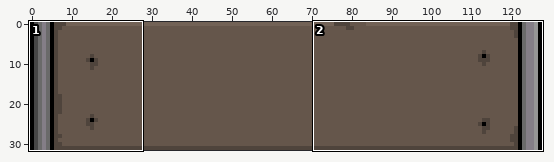
Two versions of one pixel-art file, sprites/panels/sheep-panel.aseprite. The picture above shows the old version from afar; the outline marks the close-up.
Close-up. The starting point:
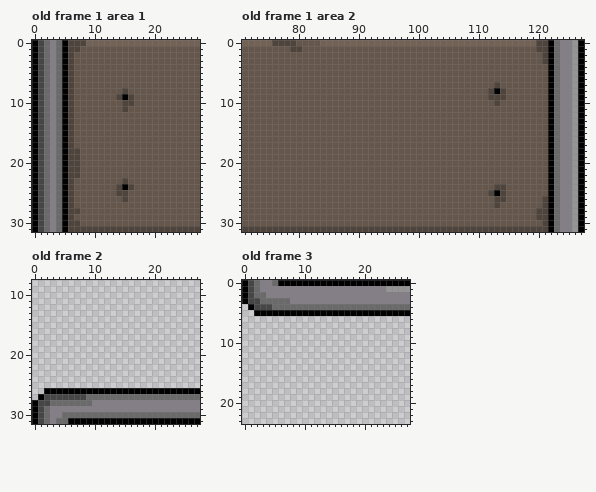
128x32 pixels, 3 frames. Shown: old frame 1 area 1: x 0..27, y 0..31; old frame 1 area 2: x 71..127, y 0..31; old frame 2: x 0..27, y 8..31; old frame 3: x 0..27, y 0..23. The commit also changed other frames or places, which this record leaves out.
After:
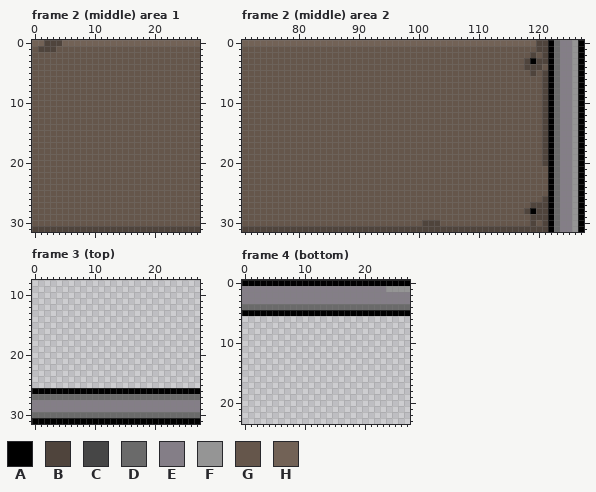
Palette (. is transparent): A #000000  B #4f443c  C #464646  D #6a6a6a  E #847e87  F #959595  G #65564b  H #726256
A new or re-ordered frame is compared with the old frame closest to it.
The exact change:
frames 3 -> 4
frames re-ordered
Changed rows in their new state; - is an unchanged pixel.
Frame 2 (middle) area 1 against old frame 1:
first column x 0:
 0 HHBBBHHHH--------
 1 GBBBGGGG---------
 2 GGGGGGG----------
 3 GGGGGGG----------
 4 GGGGGGG----------
 5 GGGGGGG----------
 6 GGGGGGG----------
 7 GGGGGGG----------
 8 GGGGGGG--------G-
 9 GGGGGGG-------GGG
10 GGGGGGG--------GG
11 GGGGGGG--------G-
12 GGGGGGG----------
13 GGGGGGG----------
14 GGGGGGG----------
15 GGGGGGG----------
16 GGGGGGG----------
17 GGGGGGG----------
18 GGGGGGGG---------
19 GGGGGGGG---------
20 GGGGGGGG---------
21 GGGGGGGG---------
22 GGGGGGGG---------
23 GGGGGGG--------G-
24 GGGGGGG-------GGG
25 GGGGGGG-------GG-
26 GGGGGGG--------G-
27 GGGGGGG----------
28 GGGGGGGG---------
29 GGGGGGG----------
30 GGGGGGGG---------
31 BBBBBB-----------
Frame 2 (middle) area 2 against old frame 1:
first column x 76:
 0 HHHHHHHH--------------------------------------
 1 ---GG-----------------------------------------
 2 -------------------------------------------B--
 3 ------------------------------------------BAB-
 4 ------------------------------------------BBB-
 5 -------------------------------------------B-B
 6 ---------------------------------------------B
 7 -------------------------------------G-------B
 8 ------------------------------------GGG------B
 9 ------------------------------------GGG------B
10 -------------------------------------G-------B
11 ---------------------------------------------B
12 ---------------------------------------------B
13 ---------------------------------------------B
14 ---------------------------------------------B
15 ---------------------------------------------B
16 ---------------------------------------------B
17 ---------------------------------------------B
18 ---------------------------------------------B
19 ---------------------------------------------B
20 ---------------------------------------------B
first column x 101:
24 ------------GG------
25 -----------GGG------
26 ------------GG------
27 ------------G-----BB
28 -----------------BA-
29 ------------------B-
30 BBB---------------B-
Frame 3 (top) against old frame 2:
first column x 0:
26 AA--------
27 DDDDDDDDD-
28 EEEEEEEEEE
29 EEE-------
30 DD-DD-----
31 -AAAAA----
Frame 4 (bottom) is new; against old frame 3:
first column x 0:
 0 -AAAAA--
 1 EEE-----
 2 EEEE----
 3 EEEEEEEE
 4 DDDDD---
 5 AA------
